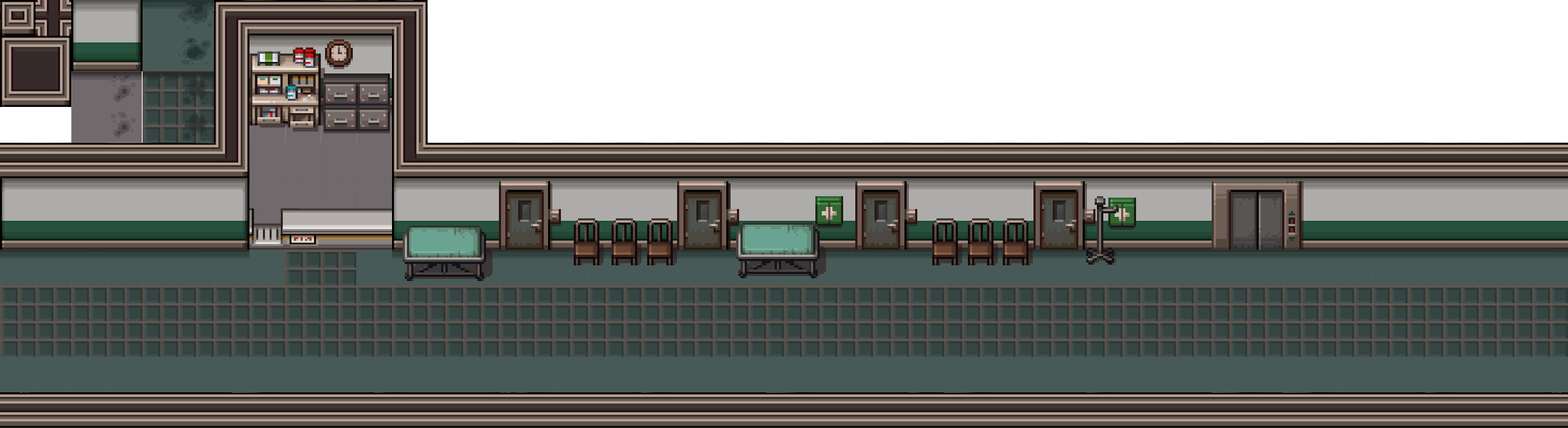
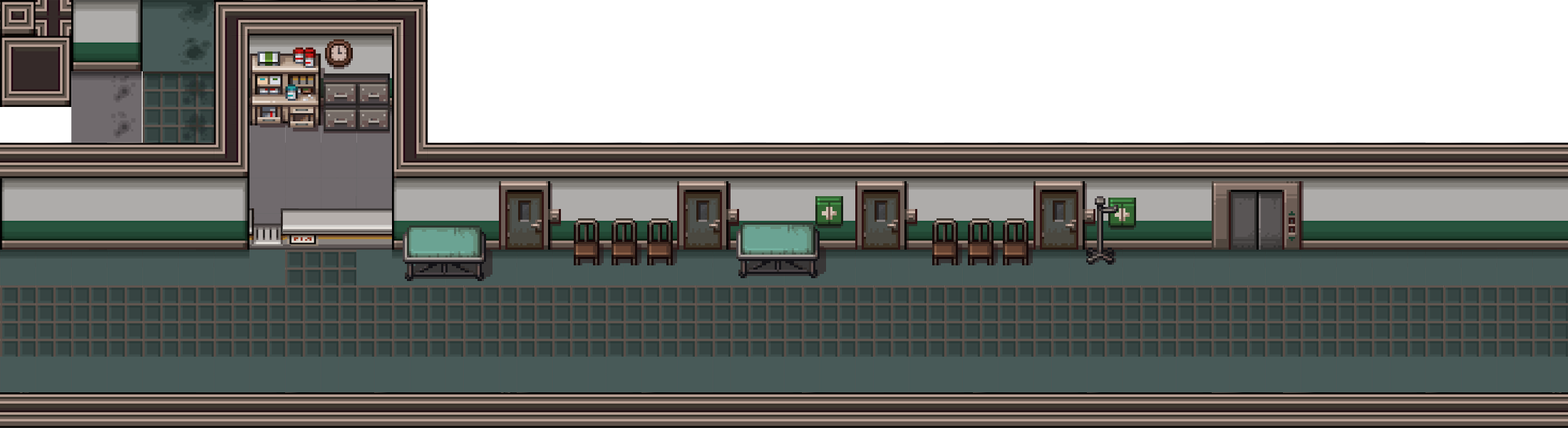
Layered file, before and after one edit (1568px x 428px). Changes by layer:
painted on "floor and wall" over [196, 392, 1015, 393]
